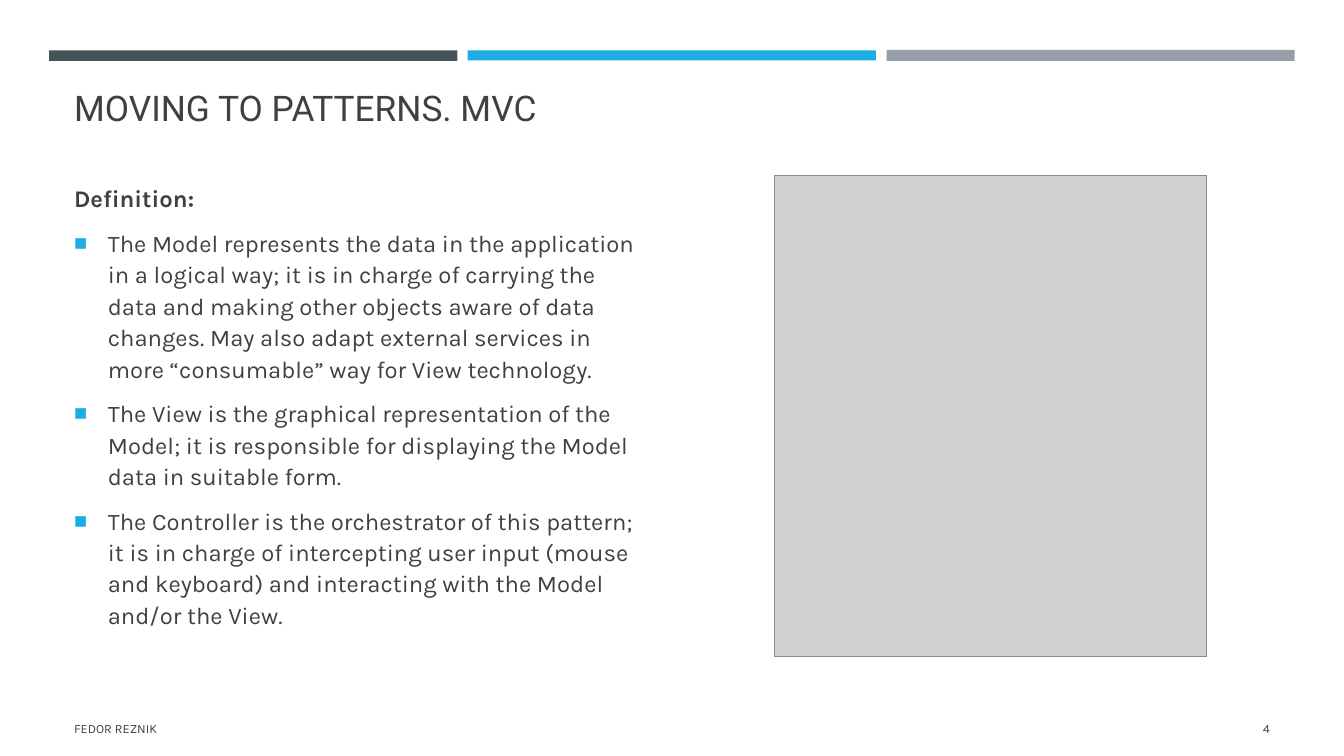
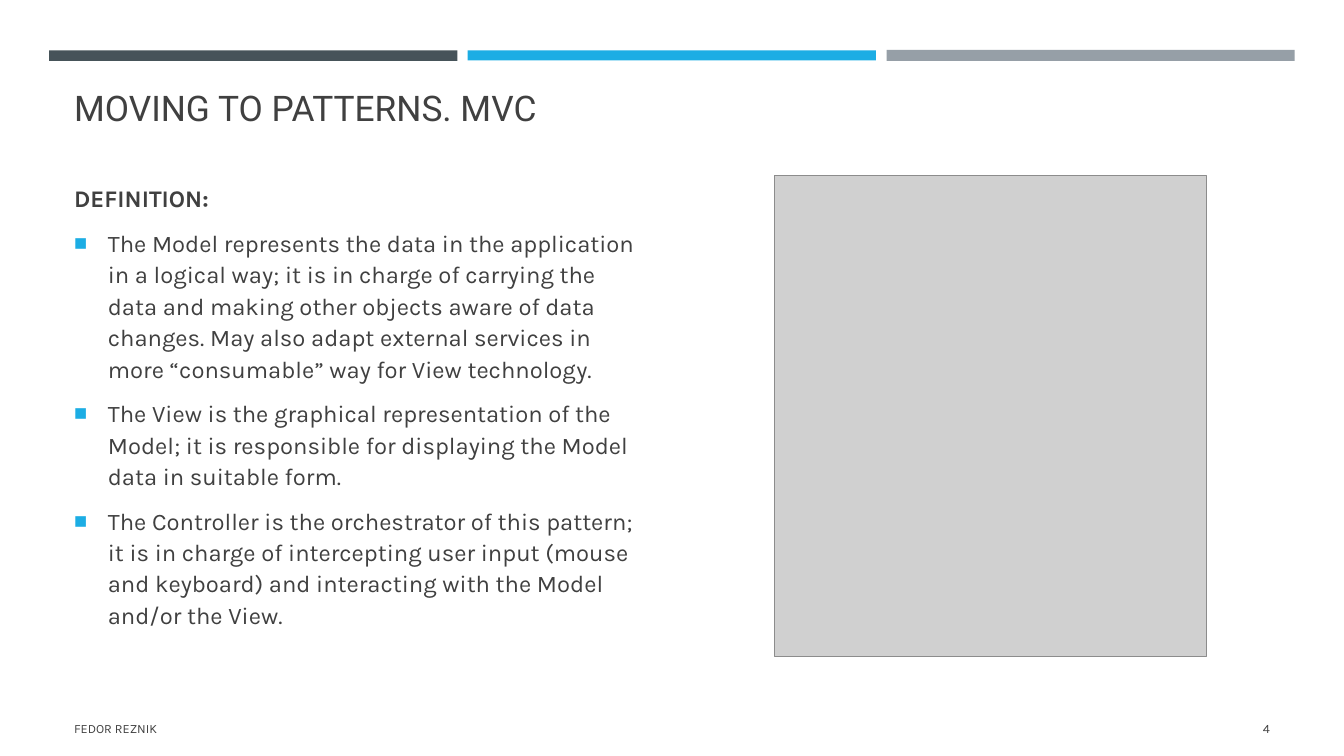
Before and after one commit to FedorReznik/ui-patterns-lecture, a slide deck: slide 4 of part2.pptx. Drawn at 1344x756 pixels with LibreOffice and Linux fonts; fonts in the diff are those of the drawing; grey boxes stand for pictures. Boxes give left, top, right and bottom in pixels: in the first picture for what was removed or moved away, otherwise in the second. Text is boxed around its words. In the diff, an @@ line names an element or a change of style, - is before the commit and + after.

```diff
--- a/part2.pptx
+++ b/part2.pptx
@@ text at [74, 191, 209, 208]: text changed @@
-Definition:
+DEFINITION:
```
Also in this commit, not shown: 2 other slides changed.
